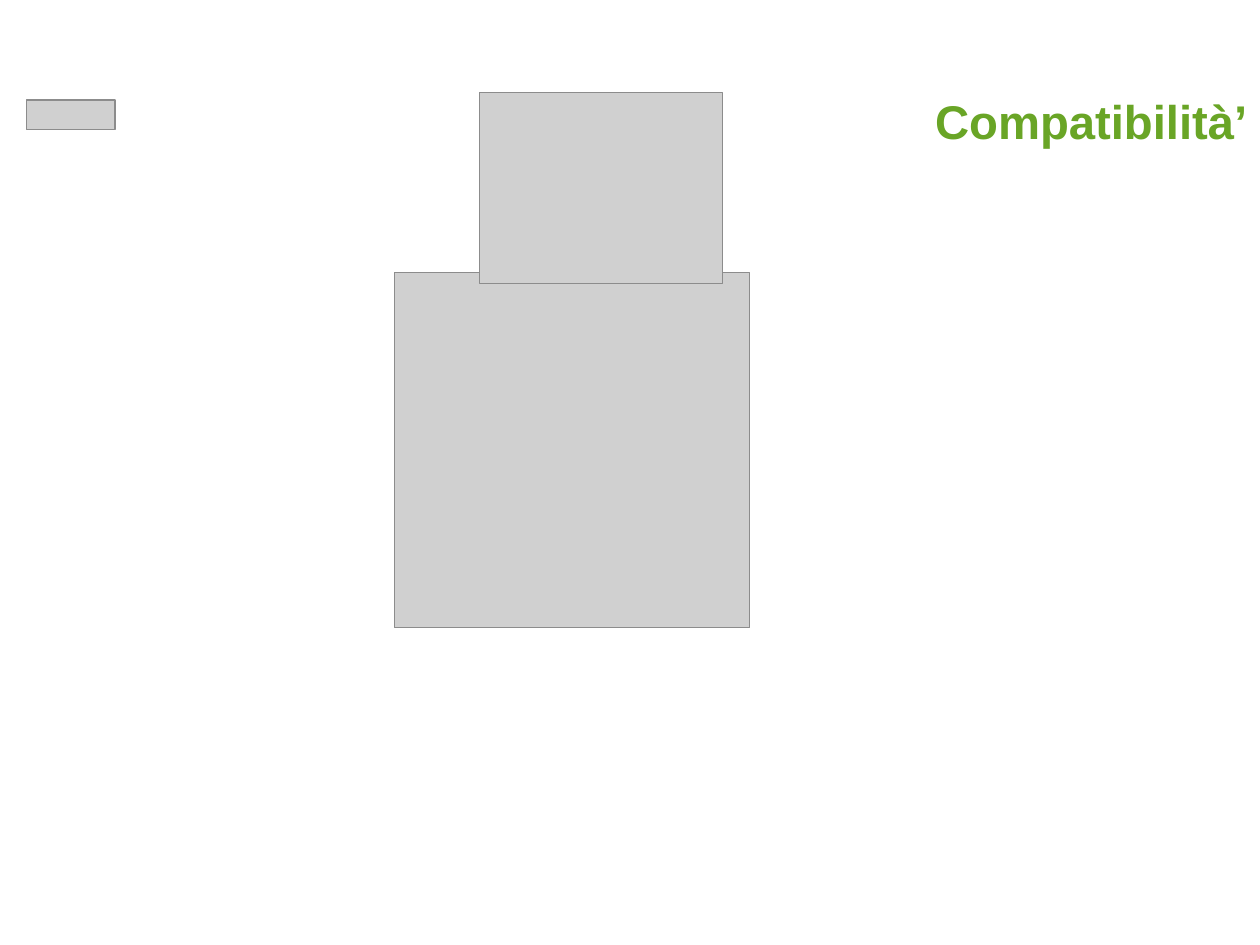
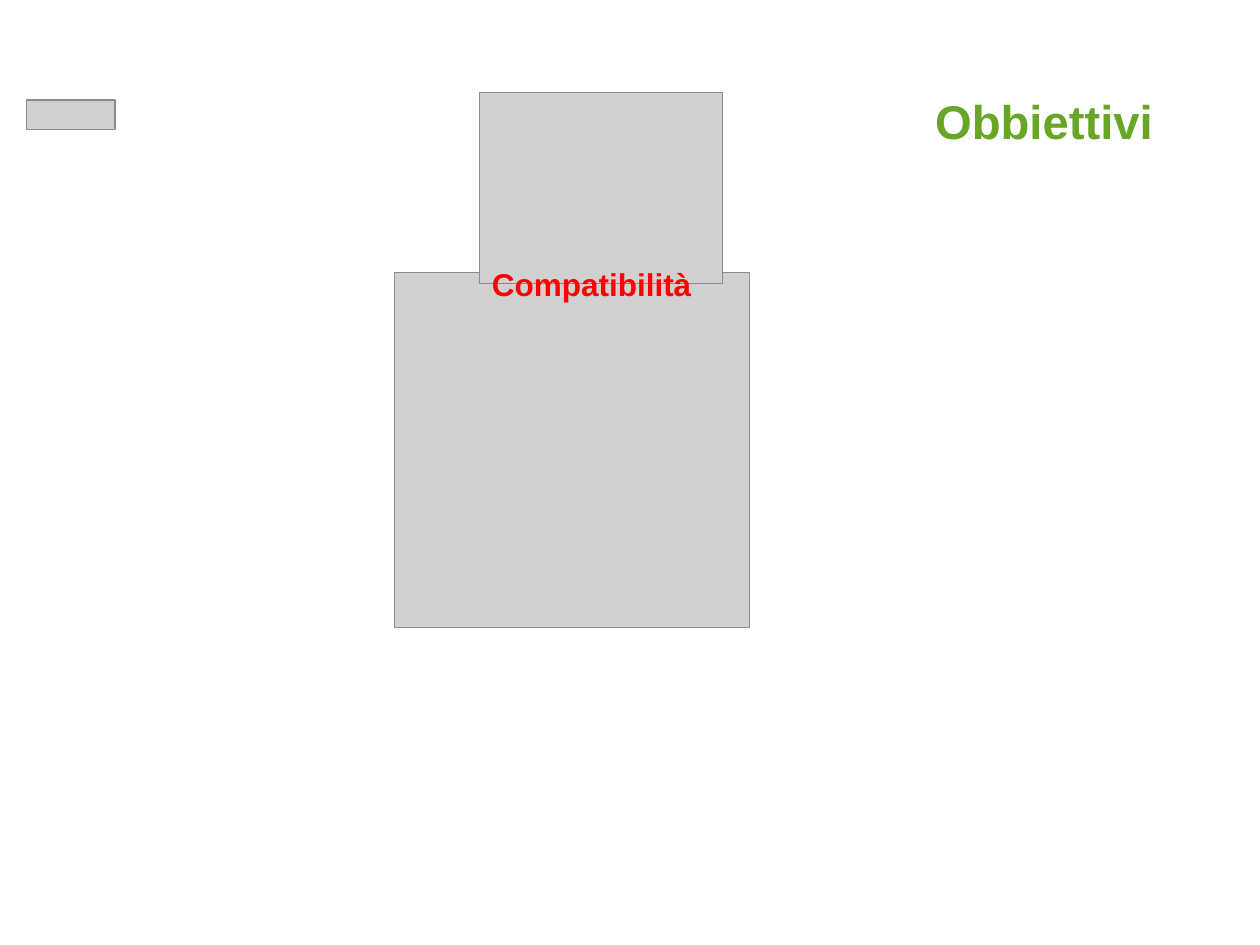
Before and after one commit to AlessioTommasi-supsi/iotProject, a slide deck: slide 5 of docs/tesi/MSE_Master Thesis_Presentation_AlessioTommasi PostIncontro.pptx. Drawn at 1260x945 pixels with LibreOffice and Linux fonts; fonts in the diff are those of the drawing; grey boxes stand for pictures; background and template pictures are left out. Boxes give left, top, right and bottom in pixels: in the first picture for what was removed or moved away, otherwise in the second. Text is boxed around its words. In the diff, an @@ line names an element or a change of style, - is before the commit and + after.

```diff
--- a/docs/tesi/MSE_Master Thesis_Presentation_AlessioTommasi PostIncontro.pptx
+++ b/docs/tesi/MSE_Master Thesis_Presentation_AlessioTommasi PostIncontro.pptx
@@ text added at (935,104,1153,140), 27 pt, text #69A526, bold @@
+Obbiettivi
@@ text at (492,273,691,302): text changed; size 27 to 18 pt; text colour #69A526 to #FF0000 @@
-Compatibilità’
+Compatibilità
```
Also in this commit, not shown: 2 other slides changed, 12 slides added, 10 slides removed, 2 other files.
